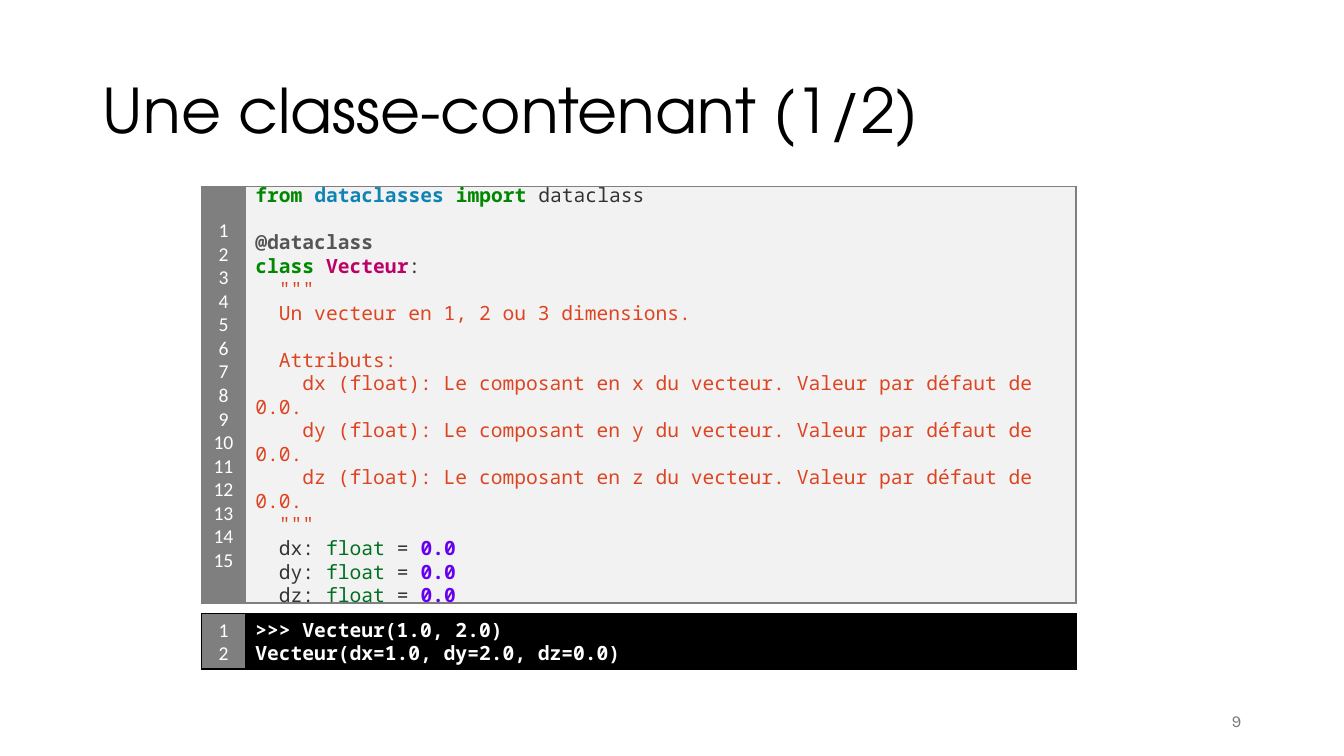
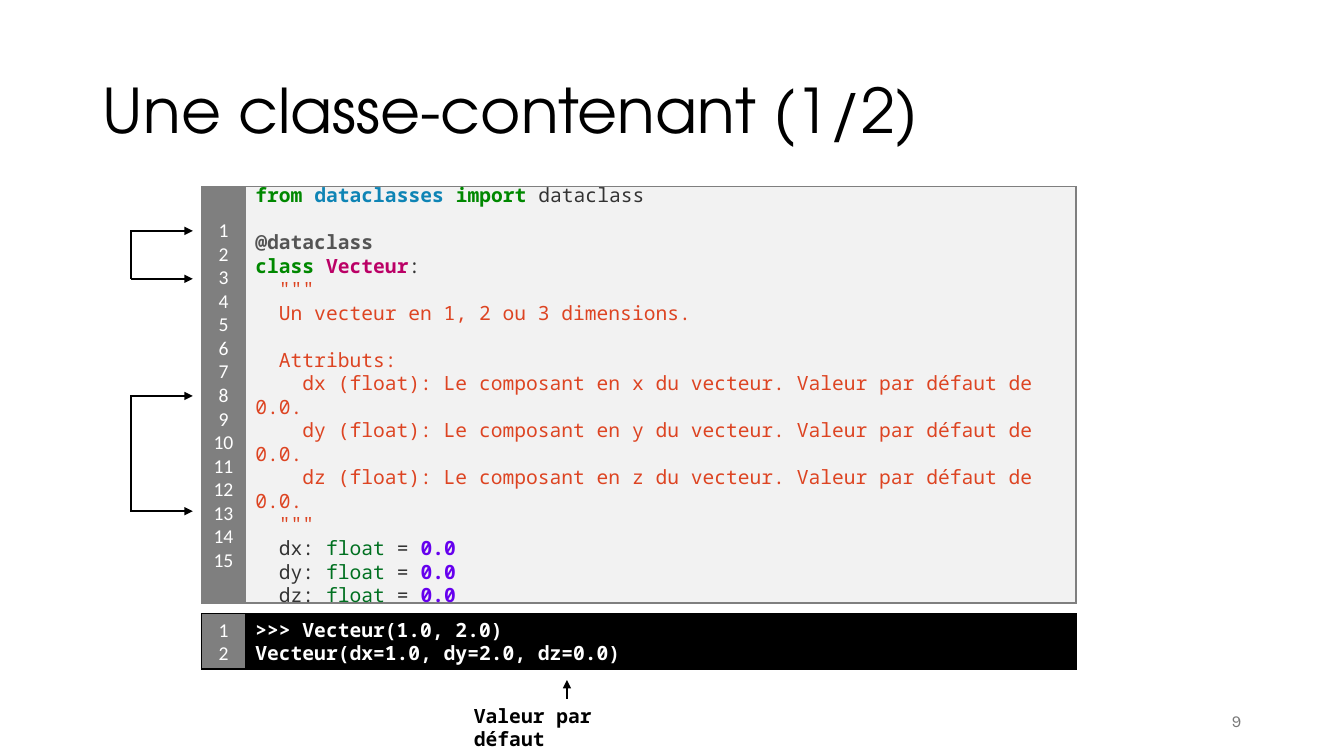
Before and after one commit to iannickgagnon/sagedays_iannick_2026, a slide deck: slide 9 of python_2/presentation_python_2.pptx. Drawn at 1344x756 pixels with LibreOffice and Linux fonts; fonts in the diff are those of the drawing. Boxes give left, top, right and bottom in pixels: in the first picture for what was removed or moved away, otherwise in the second. Text is boxed around its words. In the diff, an @@ line names an element or a change of style, - is before the commit and + after.

```diff
--- a/python_2/presentation_python_2.pptx
+++ b/python_2/presentation_python_2.pptx
@@ arrow added from (131, 231) to (193, 231), #000000 1.5 pt @@
@@ line added from (131, 231) to (131, 279), #000000 1.5 pt @@
@@ arrow added from (131, 279) to (193, 279), #000000 1.5 pt @@
@@ arrow added from (131, 396) to (193, 396), #000000 1.5 pt @@
@@ line added from (131, 395) to (131, 512), #000000 1.5 pt @@
@@ arrow added from (131, 511) to (193, 511), #000000 1.5 pt @@
@@ arrow added from (568, 699) to (568, 681), #000000 1.5 pt @@
@@ text added at box(474, 708, 591, 747), 14 pt, text #000000, bold @@
+Valeur par défaut
```
Also in this commit, not shown: 1 slide added.
